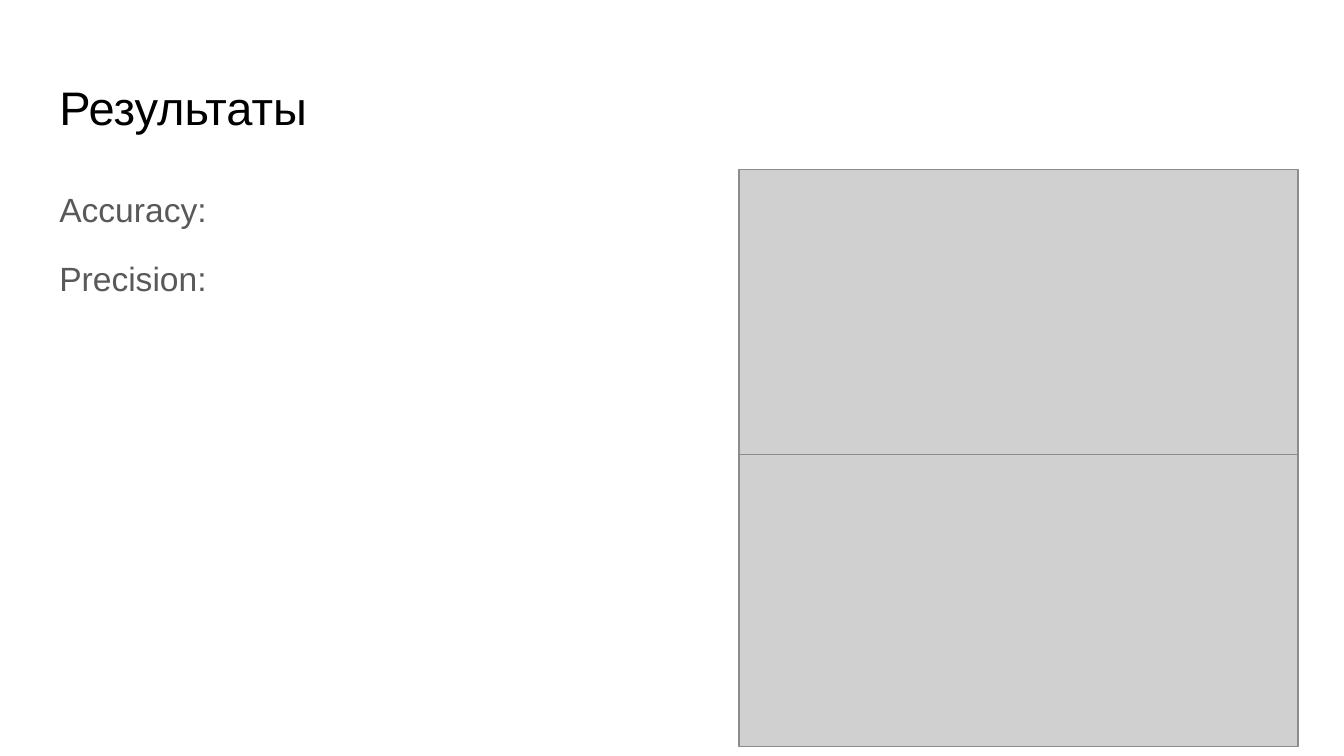
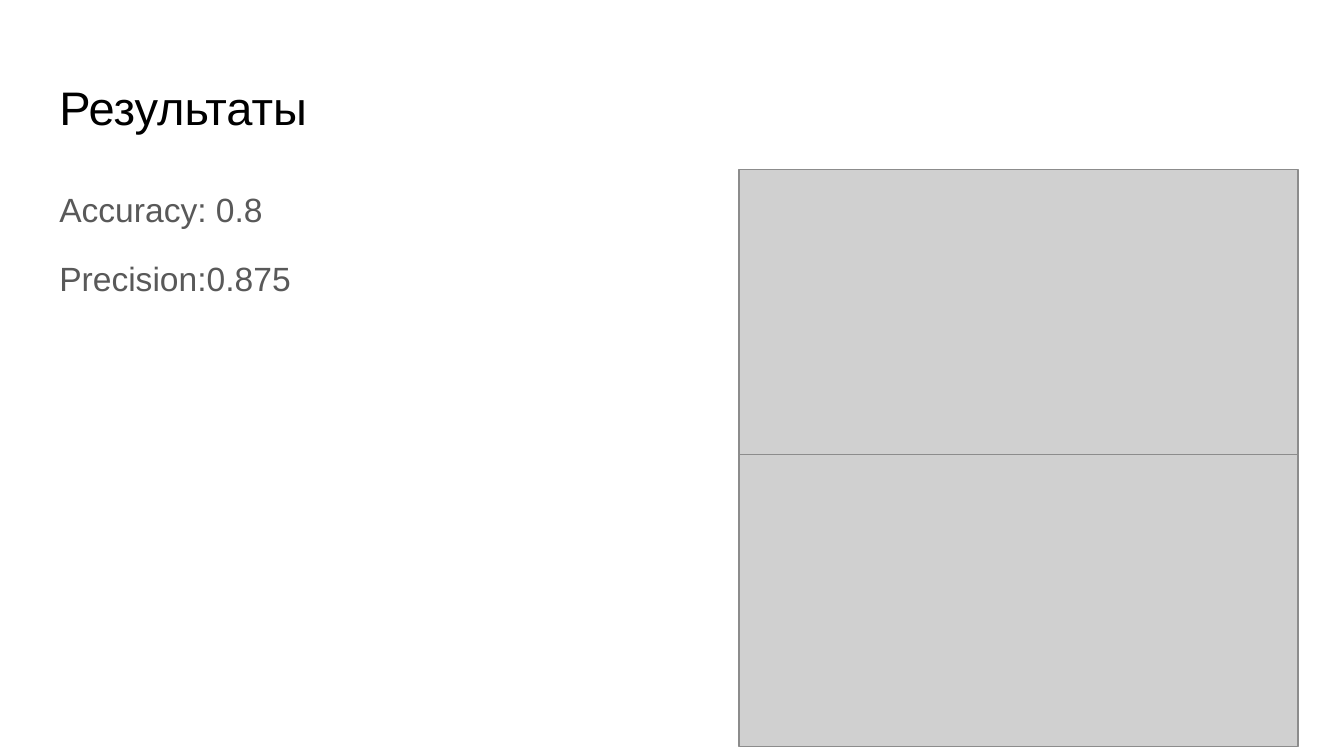
Before and after one commit to vXofi/NuclearHack_Cross_Degradation, a slide deck: slide 4 of NuclearHack_Cross_Degradation.pptx. Drawn at 1344x756 pixels with LibreOffice and Linux fonts; fonts in the diff are those of the drawing; grey boxes stand for pictures. Boxes give left, top, right and bottom in pixels: in the first picture for what was removed or moved away, otherwise in the second. Text is boxed around its words. In the diff, an @@ line names an element or a change of style, - is before the commit and + after.

Commit message:
update presentation

```diff
--- a/NuclearHack_Cross_Degradation.pptx
+++ b/NuclearHack_Cross_Degradation.pptx
@@ text at bbox=[59, 198, 290, 292]: text changed @@
-Accuracy:
-Precision:
+Accuracy: 0.8
+Precision:0.875
```
